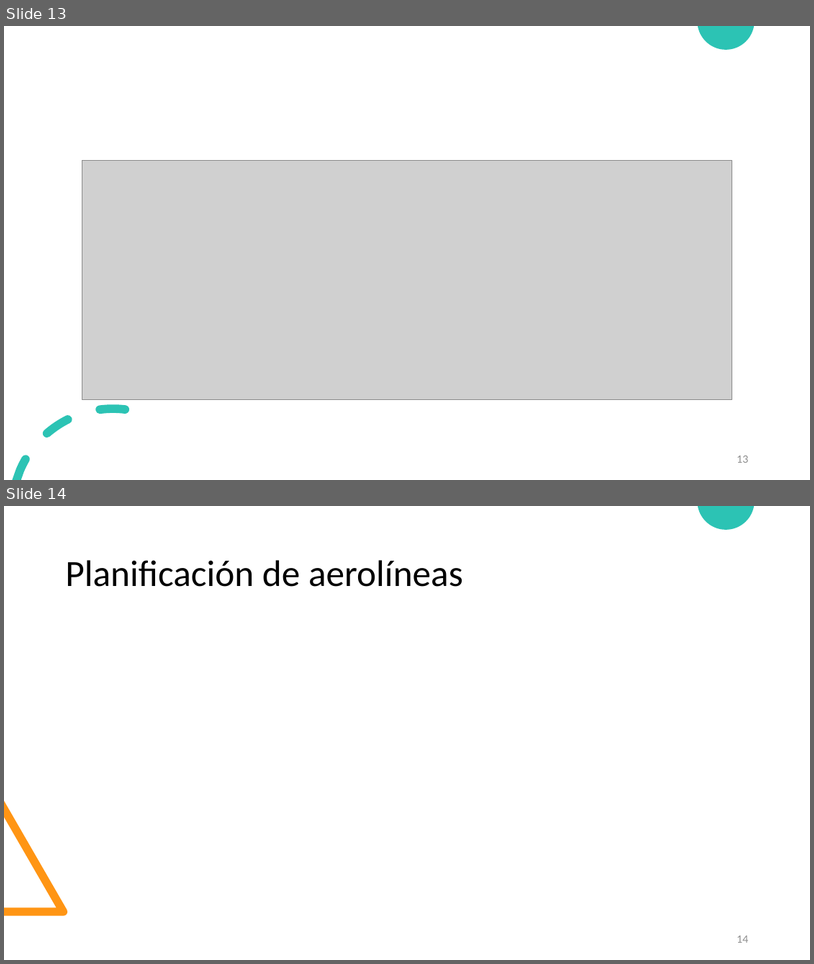
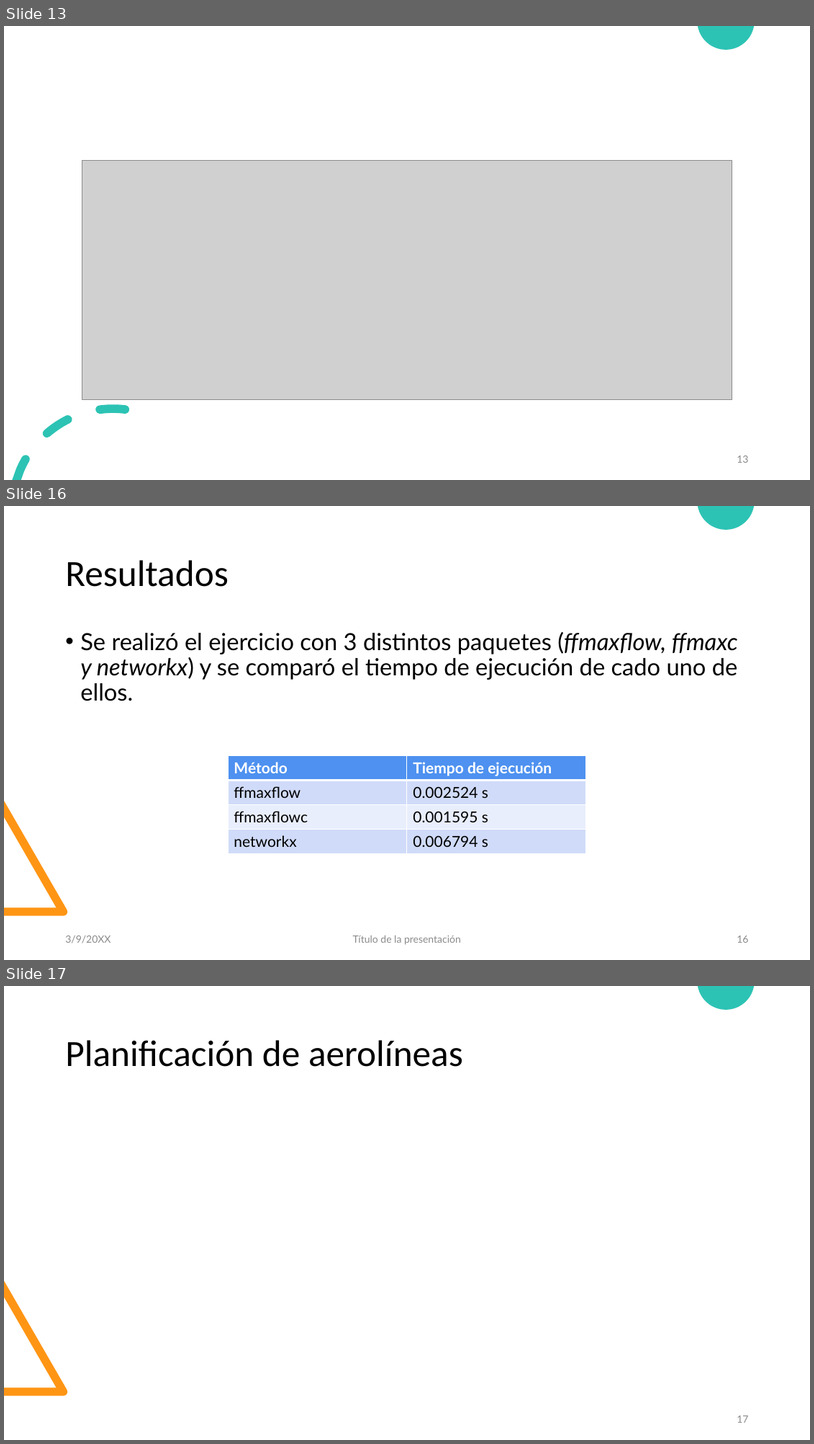
Before and after one commit to diramtz/ProyectoFinal_MaxFlow, a slide deck: documentos/Presentacion_ffmf.pptx. Shown one above the other, each under a label of ours: slides 13 and 14 before the commit, slides 13, 16 and 17 after it; the slides between them are not shown. The pictures are 814x964 and 814x1444 pixels, drawn with LibreOffice and Linux fonts; fonts in the diff are those of the drawing; grey boxes stand for pictures. Boxes give left, top, right and bottom in pixels: in the first picture for what was removed or moved away, otherwise in the second. Text is boxed around its words. In the diff, an @@ line names an element or a change of style, - is before the commit and + after.

```diff
--- a/documentos/Presentacion_ffmf.pptx
+++ b/documentos/Presentacion_ffmf.pptx
@@ slide 16 added at [4,506,810,960], background #FFFFFF; not listed: 2 template elements that a slide beside it also shows @@
@@ title added at [65,560,229,587], 44 pt, text #000000 @@
+Resultados
@@ text added at [80,632,738,701], 28 pt, text #000000 @@
+• Se realizó el ejercicio con 3 distintos paquetes (ffmaxflow, ffmaxc y networkx) y se comparó el tiempo de ejecución de cado uno de ellos.
@@ table added at [228,756,586,854], 4 rows, 2 columns @@
+Método | Tiempo de ejecución
+ffmaxflow | 0.002524 s
+ffmaxflowc | 0.001595 s
+networkx | 0.006794 s
@@ text added at [65,935,111,943], 12 pt, text #8C8C8C @@
+3/9/20XX
@@ text added at [353,935,461,944], 12 pt, text #8C8C8C @@
+Título de la presentación
@@ page number added at [737,935,748,942], 12 pt, text #8C8C8C @@
+16
@@ what was slide 14 is now slide 17 @@
@@ page number at [737,1415,748,1422]: text changed @@
-14
+17
```
Also in this commit, not shown: 1 slide changed, 5 other slides added.
